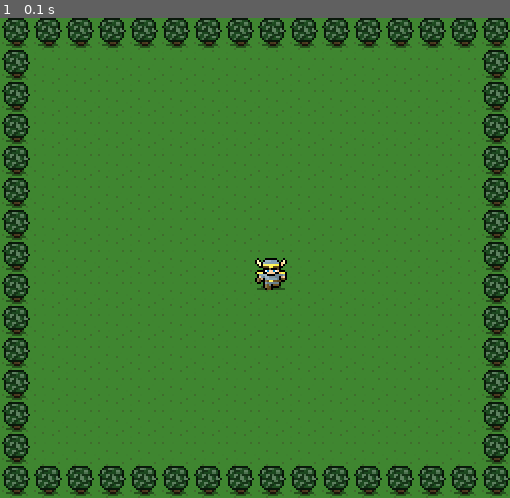
Above: before the commit, frame 1.
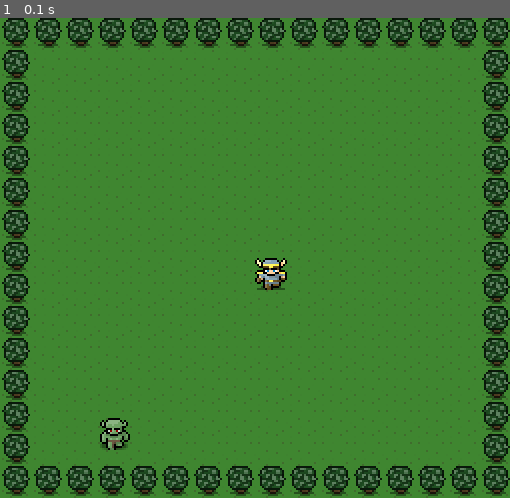
Above: after the commit, the same moment.

Repository: c-ship/pygame-project
Game: pygame game, started from cristine_pygame.py
Same seed, same stepped clock (60 frames per second), same inputs: the game is played once before the commit and once after it.
Inputs:
- Up to frame 1 (0.1 s): no input

The runs differ from the first frame. In frame 1, 0.3% of the frame differs, in the area x 19-26%, y 83-90%.

Commit message:
added monster

Diff:
--- a/cristine_pygame.py
+++ b/cristine_pygame.py
@@ -2,6 +2,7 @@
 # global variables
 background_image = pygame.image.load("images/background.png")
 hero_image = pygame.image.load("images/hero.png")
+monster_image = pygame.image.load("images/monster.png")
 
 def main():
     width = 510
@@ -31,6 +32,7 @@
         screen.fill(blue_color)
         screen.blit(background_image, (0,0))
         screen.blit(hero_image, (255, 240))
+        screen.blit(monster_image, (100, 400))
 
 
         # Game display
